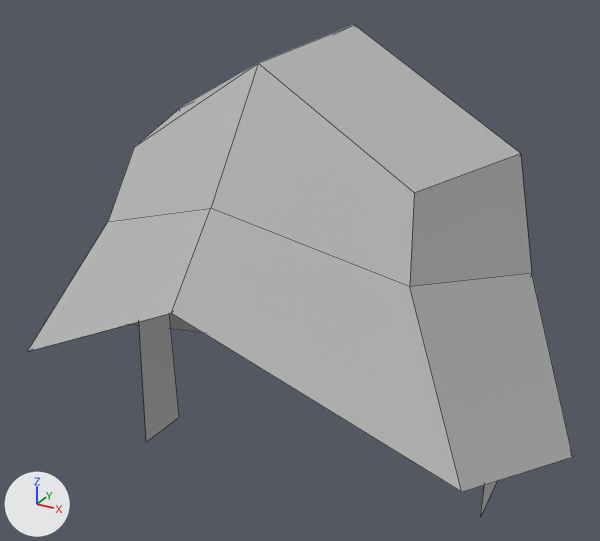
An edit to the FBX model GameJam_Itch_io/Assets/Assets/Meshes/Santos Props/Skeleton Bowl Helmet.fbx, drawn before and after from the same camera.
One viewpoint serves both versions: a camera (50 mm lens) standing at (2.801, -1.054, 2.07) and looking at (2.278, -0.104, 1.595). Lighting does not change. The marker at lower left points along +X, +Y and +Z. Mesh edges are drawn as thin lines. Where no turn or scale is listed for an object, it has been applied to the vertices.

Names of what the first picture shows: 'Skeleton_Head_Bowl_Helmet'.
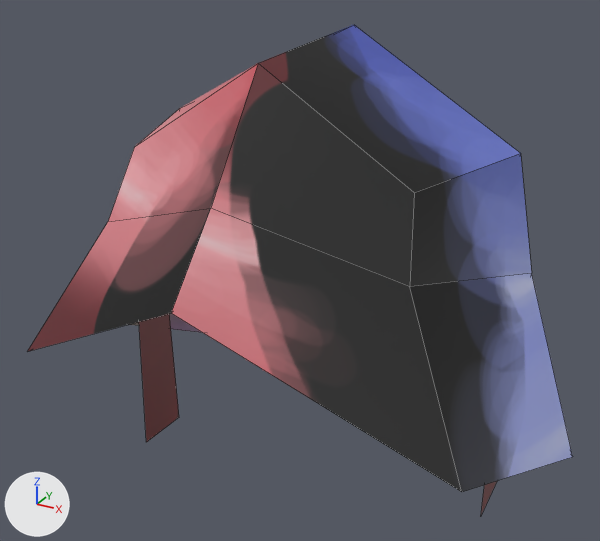
The newer file is also turned or shifted as a whole; pictures and numbers use the older file's frame.

Where the change shows, as pixel boxes [x1, y1, x2, y2] in the pictures (600 x 541 px):
'Skeleton_Head_Bowl_Helmet', surface changed: [27, 25, 573, 515] in both

What the commit changed:
Picture 'Vases&BottlesUV1.png' (img_vases_bottlesuv1_png) is new.
In material 'lambert1' (mat_lambert1), base_color is no longer (0.5, 0.5, 0.5), grey #bcbcbc.
In material 'lambert1' (mat_lambert1), texture is now set to img_vases_bottlesuv1_png.
me_mesh has 42 vertices, 34 faces and spans x -0.366..0.366, y -0.363..0.414, z -0.081..0.558.
me_mesh is used by ob_skeleton_head_bowl_helmet; location (2.326, -0.096, 1.371).
me_mesh part 1: texture (UV) coordinates of 34 of 34 faces, centred in x -0.29..0.29, y -0.293..0.283, z 0.02..0.491, changed; they spanned u 0.0..1.0, v 0.0..1.0 and now span u 0.01..0.52, v 0.01..0.99.
